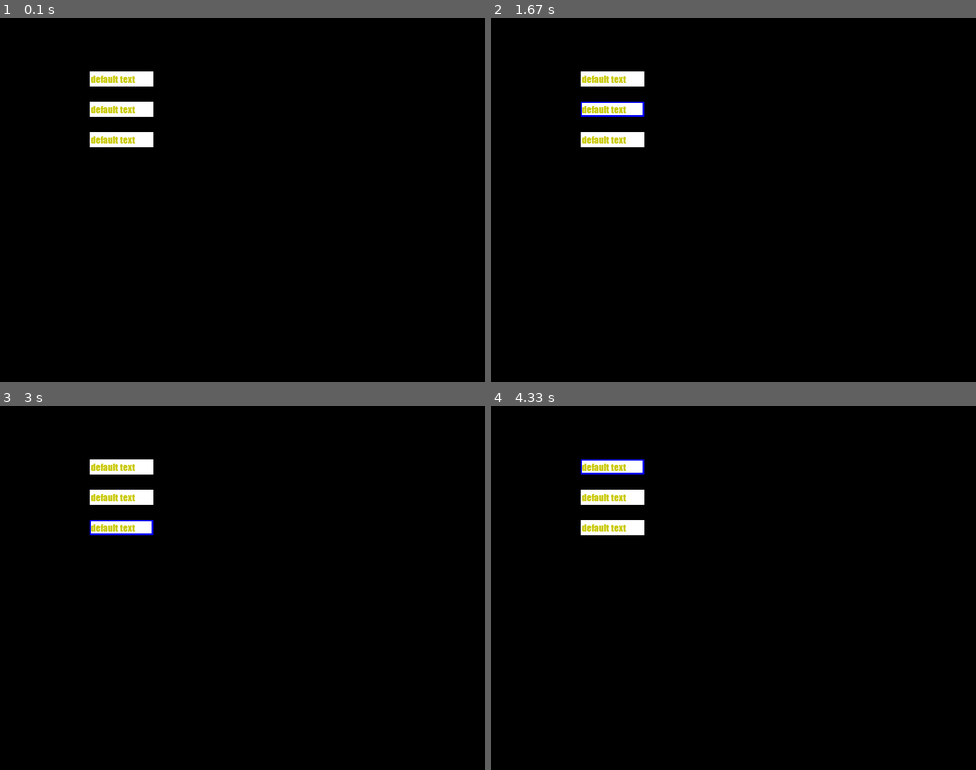
Above: before the commit, frames 1-4 (two rows, left to right).
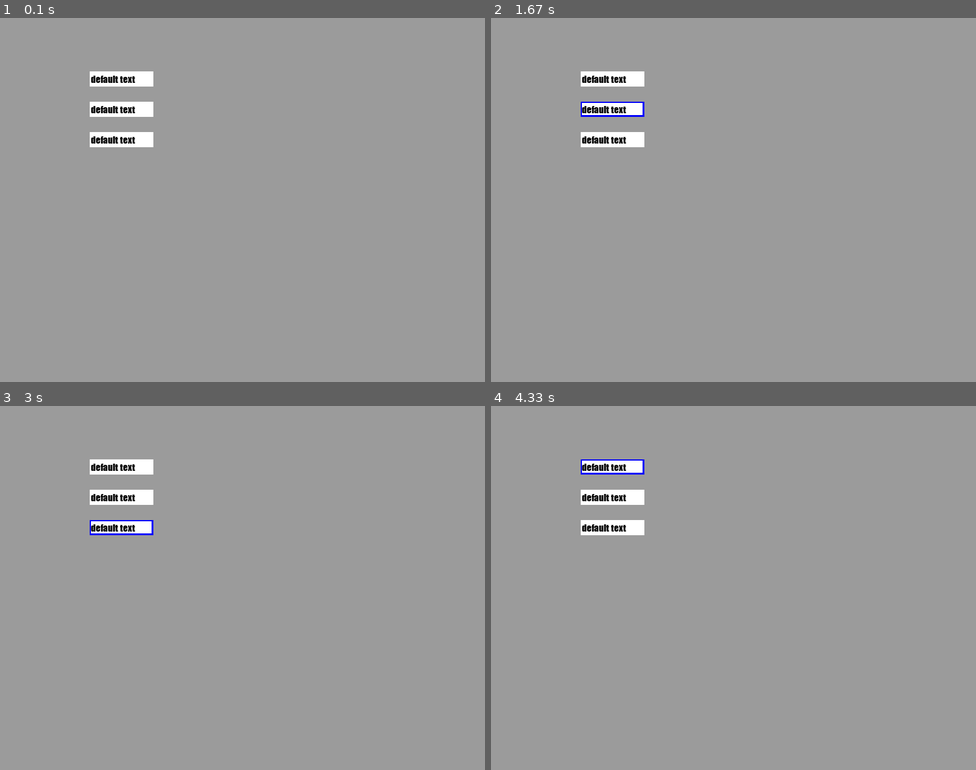
Above: after the commit, the same moments.

Repository: metulburr/pygame
Game: pygame game, started from GUI/entry.py
The game is run twice, just before and just after one commit, with the same random seed, the same clock (stepped at 60 frames per second) and the same inputs.
Inputs:
- Up to frame 1 (0.1 s): no input
- Up to frame 2 (1.67 s): click "default text" at 0.38 s; click "default text" at 0.72 s
- Up to frame 3 (3 s): click "default text" at 2.05 s
- Up to frame 4 (4.33 s): click "default text" at 3.38 s

The runs differ from the first frame. In frame 1, 99% of the frame differs, in the area x 0-100%, y 0-100%; in frame 2, 99%; in frame 3, 99%; in frame 4, 99%.

Commit message:
added pause example

Diff:
--- a/GUI/entry.py
+++ b/GUI/entry.py
@@ -1,7 +1,3 @@
-
-
-
-
 import pygame as pg
 import os
 
@@ -23,6 +19,7 @@
         self.border_rect.width += self.border_width
         self.border_rect.height += self.border_width
         self.focus = False
+        self.offsetX = 0
 
     def assign_kwargs(self, kwargs):
         self.bg_color = kwargs['bg']
@@ -44,7 +41,7 @@
     def render(self, screen):
         pg.draw.rect(screen, self.border_color, self.border_rect, False)
         pg.draw.rect(screen, self.color, self.rect, False)
-        screen.blit(self.label, self.label_rect)
+        screen.blit(self.label, self.label_rect, area=pg.Rect(self.offsetX,0, self.label_rect.width-self.offsetX, self.label_rect.height))
 
     def update(self):
         self.border_rect.center = self.rect.center
@@ -57,11 +54,10 @@
 
         if self.label_rect.width > self.rect.width:
             self.label_rect.right= self.rect.right
-            #self.label_rect.width = self.rect.width
-            #self.label_rect.clip(self.rect)
-            #self.label_rect.fit(self.rect)
-
-
+            self.offsetX = self.rect.left
+            #self.label_rect.right= self.rect.right
+        else:
+            self.offsetX = 0
 
     def get_event(self, event):
         if event.type == pg.KEYDOWN:
@@ -101,7 +97,7 @@
 
             self.entry_settings = {
                 'font'         : 'impact.ttf',
-                'font_color'   : (200,200,0),
+                'font_color'   : (0,0,0),
                 'bg'           : (255,255,255),
                 'border_color' : (0,0,255),
                 'border_width' : 5,
@@ -126,7 +122,7 @@
 
         def run(self):
             while not self.done:
-                self.screen.fill((0,0,0))
+                self.screen.fill((155,155,155))
                 self.event_loop()
                 for b in self.entries:
                     b.update()
--- /dev/null
+++ b/pause_example.py
@@ -0,0 +1,36 @@
+import pygame as pg
+
+class Control:
+    def __init__(self):
+        self.screen_size = (600,400)
+        self.screen = pg.display.set_mode(self.screen_size)
+        self.done = False
+        self.pause = False
+
+    def run(self):
+        while not self.done:
+            self.get_events()
+            if not self.pause:
+                self.update()
+                self.render()
+                print('executing update functions and render functions')
+            else:
+                print('pause update and render')
+
+    def get_events(self):
+        for event in pg.event.get():
+            if event.type == pg.QUIT:
+                self.done = True
+            elif event.type == pg.KEYDOWN:
+                if event.key == pg.K_p:
+                    self.pause = not self.pause
+
+    def update(self):
+        pass
+
+    def render(self):
+        self.screen.fill((0,0,0))
+        pg.display.update()
+
+app = Control()
+app.run()
